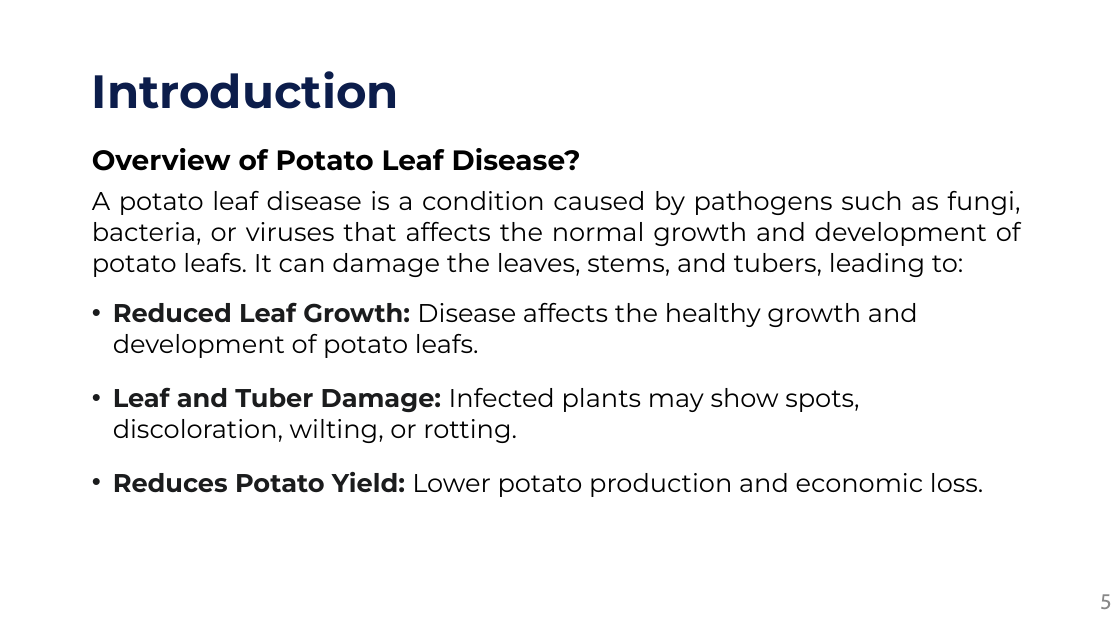
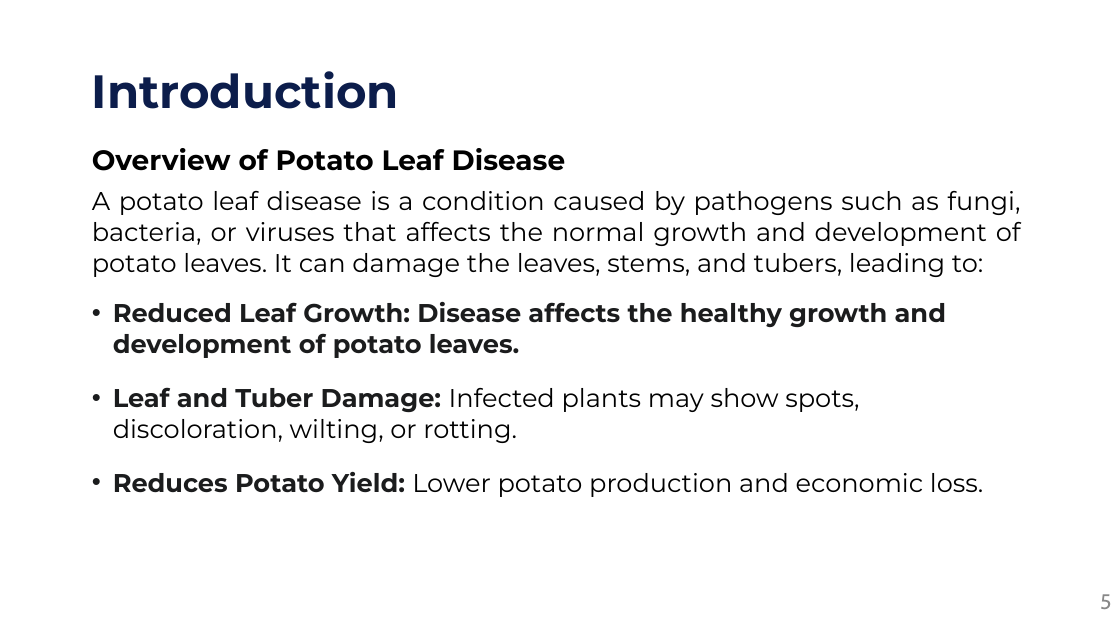
Before and after one commit to mamunonweb/capstone, a slide deck: slide 5 of 01/presentation/Potato_Leaf_Disease_Defense_Slides.pptx. Drawn at 1120x630 pixels with LibreOffice and Linux fonts; fonts in the diff are those of the drawing. Boxes give left, top, right and bottom in pixels: in the first picture for what was removed or moved away, otherwise in the second. Text is boxed around its words. In the diff, an @@ line names an element or a change of style, - is before the commit and + after.

```diff
--- a/01/presentation/Potato_Leaf_Disease_Defense_Slides.pptx
+++ b/01/presentation/Potato_Leaf_Disease_Defense_Slides.pptx
@@ text at (x1=92, y1=148, x2=566, y2=171): text changed @@
-Overview of Potato Leaf Disease?
+Overview of Potato Leaf Disease
@@ text at (x1=92, y1=191, x2=1021, y2=277): text changed @@
-A potato leaf disease is a condition caused by pathogens such as fungi, bacteria, or viruses that affects the normal growth and development of potato leafs. It can damage the leaves, stems, and tubers, leading to:
+A potato leaf disease is a condition caused by pathogens such as fungi, bacteria, or viruses that affects the normal growth and development of potato leaves. It can damage the leaves, stems, and tubers, leading to:
@@ text at (x1=113, y1=302, x2=946, y2=358): text changed; text colour #000000 to #1B1C1D; bold on @@
-• Reduced Leaf Growth: Disease affects the healthy growth and development of potato leafs.
+• Reduced Leaf Growth: Disease affects the healthy growth and development of potato leaves.
```
Also in this commit, not shown: 28 other slides changed, 1 slide added, 2 slides removed, 25 other files.
